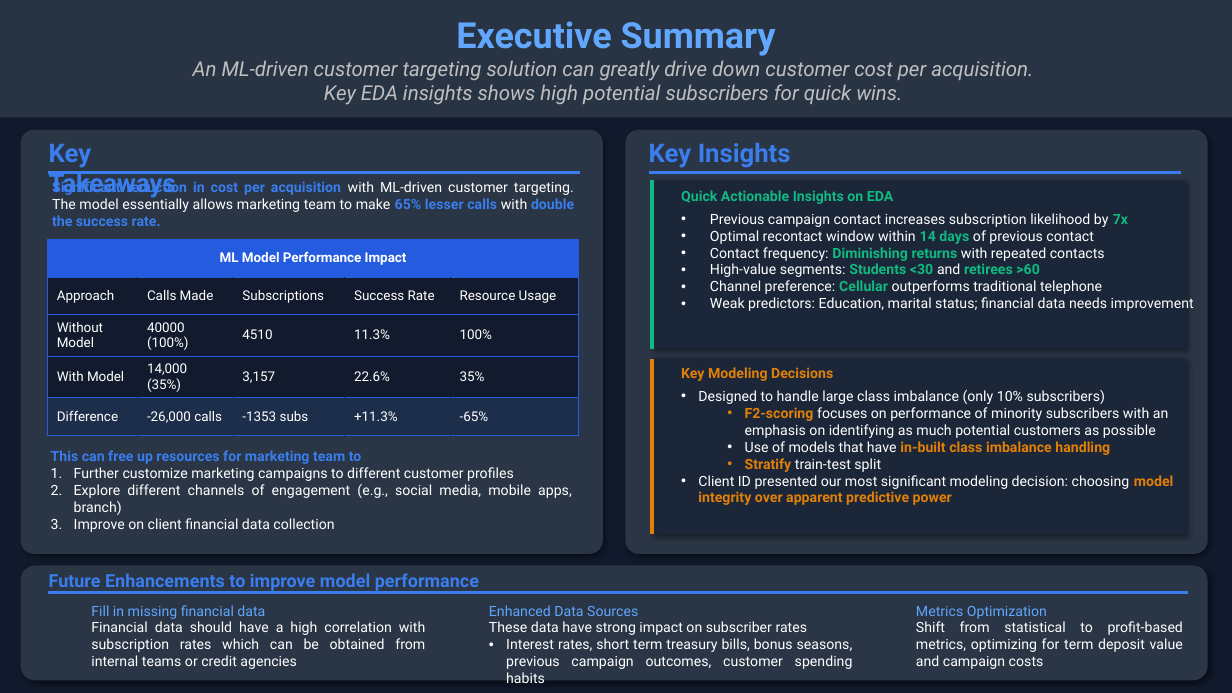
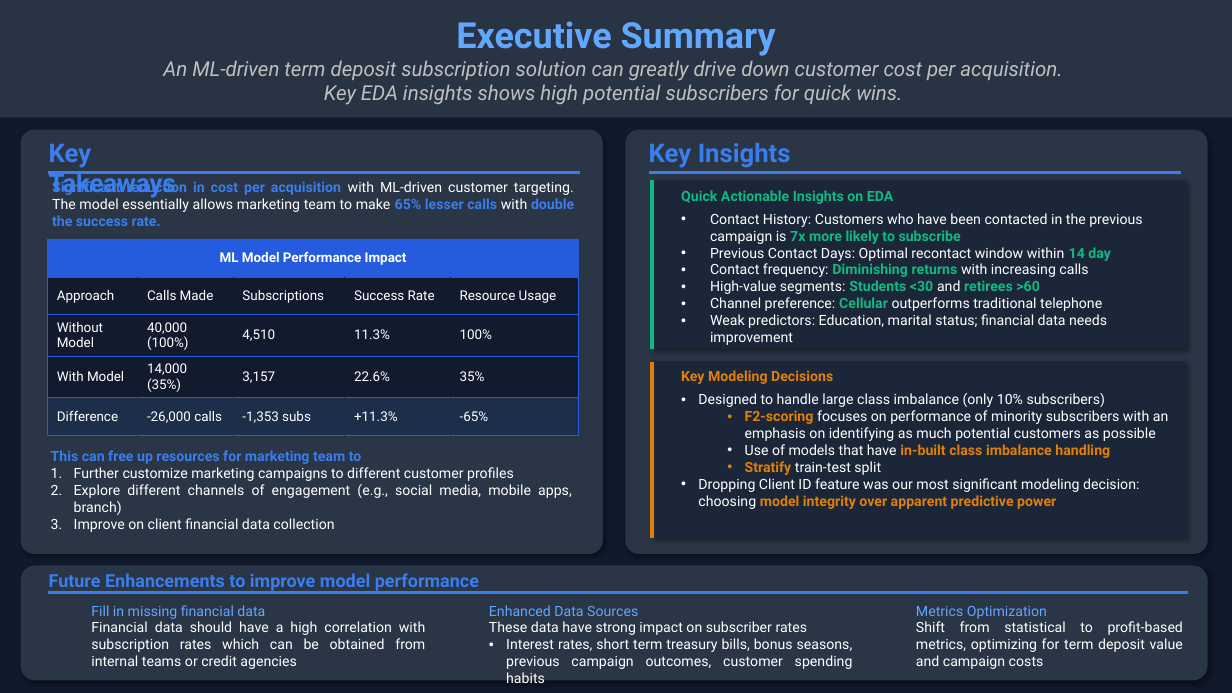
Before and after one commit to KheeErnWong/aiap20-presentation, a slide deck: slide 3 of AIAP20-Presentation.pptm. Drawn at 1232x693 pixels with LibreOffice and Linux fonts; fonts in the diff are those of the drawing. Boxes give left, top, right and bottom in pixels: in the first picture for what was removed or moved away, otherwise in the second. Text is boxed around its words. In the diff, an @@ line names an element or a change of style, - is before the commit and + after.

```diff
--- a/AIAP20-Presentation.pptm
+++ b/AIAP20-Presentation.pptm
@@ text in rectangle at [163,60,1062,81]: text changed @@
-An ML-driven customer targeting solution can greatly drive down customer cost per acquisition.
+An ML-driven term deposit subscription solution can greatly drive down customer cost per acquisition.
@@ table at [48,239,579,435] @@
-row 3, column 2: 40000 (100%)
+row 3, column 2: 40,000 (100%)
-row 3, column 3: 4510
+row 3, column 3: 4,510
-row 5, column 3: -1353 subs
+row 5, column 3: -1,353 subs
@@ text at [710,213,1142,277]: text changed @@
-  • Previous campaign contact increases subscription likelihood by 7x
-  • Optimal recontact window within 14 days of previous contact
-  • Contact frequency: Diminishing returns with repeated contacts
+  • Contact History: Customers who have been contacted in the previous campaign is 7x more likely to subscribe
+  • Previous Contact Days: Optimal recontact window within 14 day
+  • Contact frequency: Diminishing returns with increasing calls
@@ line moved from (652, 359) - (652, 534) to (652, 362) - (652, 538) @@
@@ rectangle: place and size @@
-rectangle at [652,358,1186,534]
+rectangle at [652,361,1186,538]
@@ text at [698,478,1139,509]: text changed @@
-  • Client ID presented our most significant modeling decision: choosing model integrity over apparent predictive power
+  • Dropping Client ID feature was our most significant modeling decision: choosing model integrity over apparent predictive power
```
Also in this commit, not shown: 5 other slides changed.
